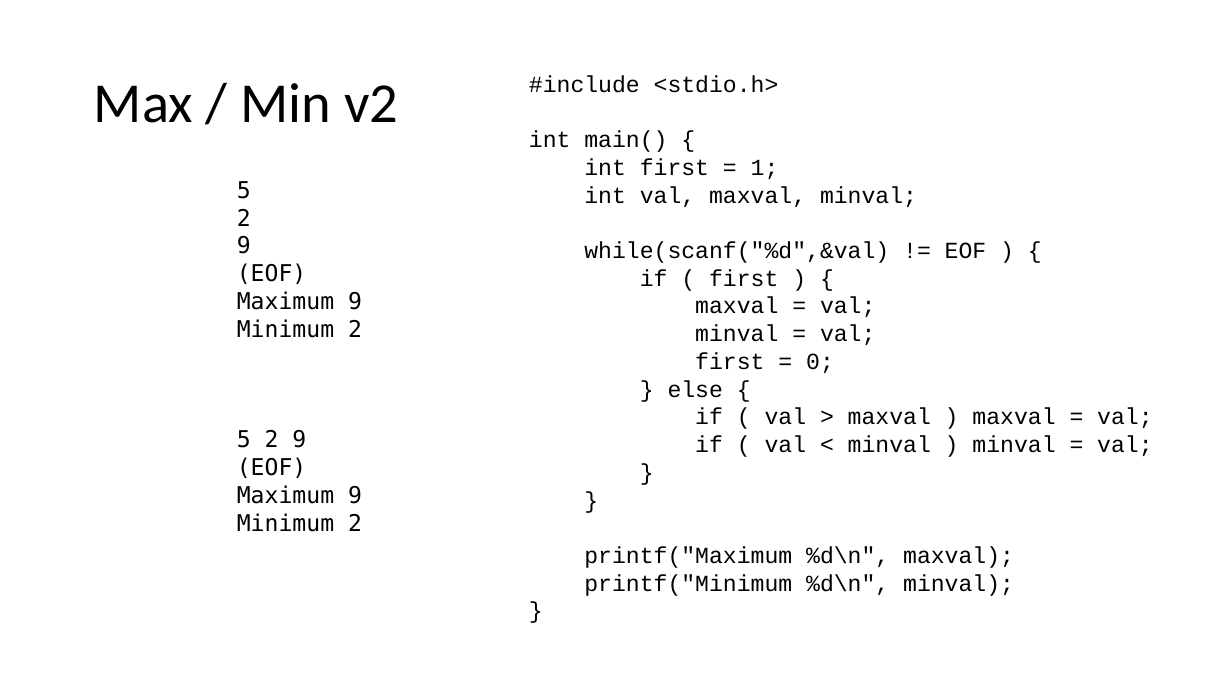
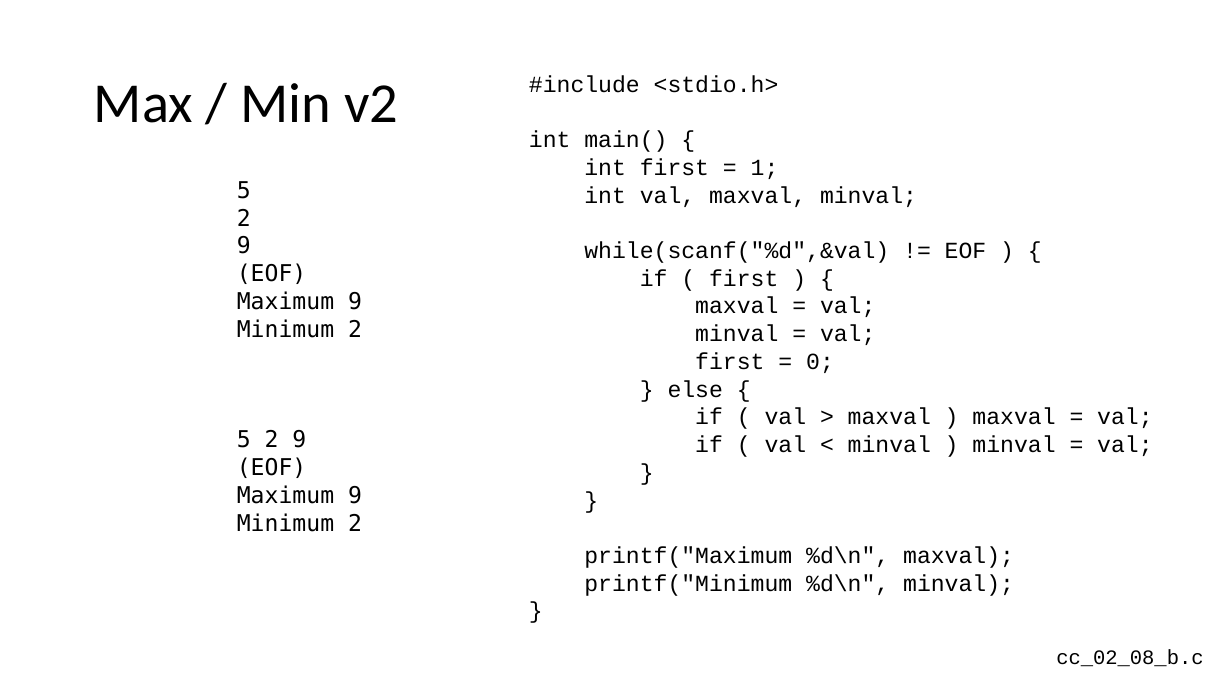
Before and after one commit to csev/cc4e, a slide deck: slide 16 of lectures/CC-02-Python.pptx (slide 17 before the commit). Drawn at 1232x693 pixels with LibreOffice and Linux fonts; fonts in the diff are those of the drawing. Boxes give left, top, right and bottom in pixels: in the first picture for what was removed or moved away, otherwise in the second. Text is boxed around its words. In the diff, an @@ line names an element or a change of style, - is before the commit and + after.

```diff
--- a/lectures/CC-02-Python.pptx
+++ b/lectures/CC-02-Python.pptx
@@ text added at (x1=1056, y1=649, x2=1203, y2=667), 16 pt, text #000000 @@
+cc_02_08_b.c
```
Also in this commit, not shown: 10 other slides changed, 1 slide added, 1 slide removed, 6 other files.
